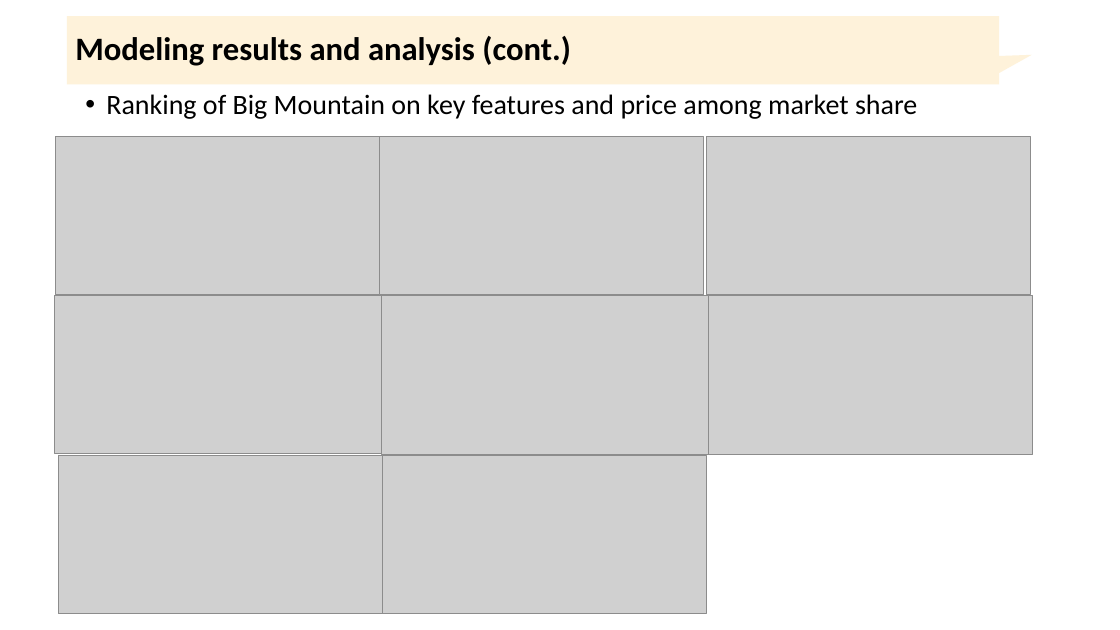
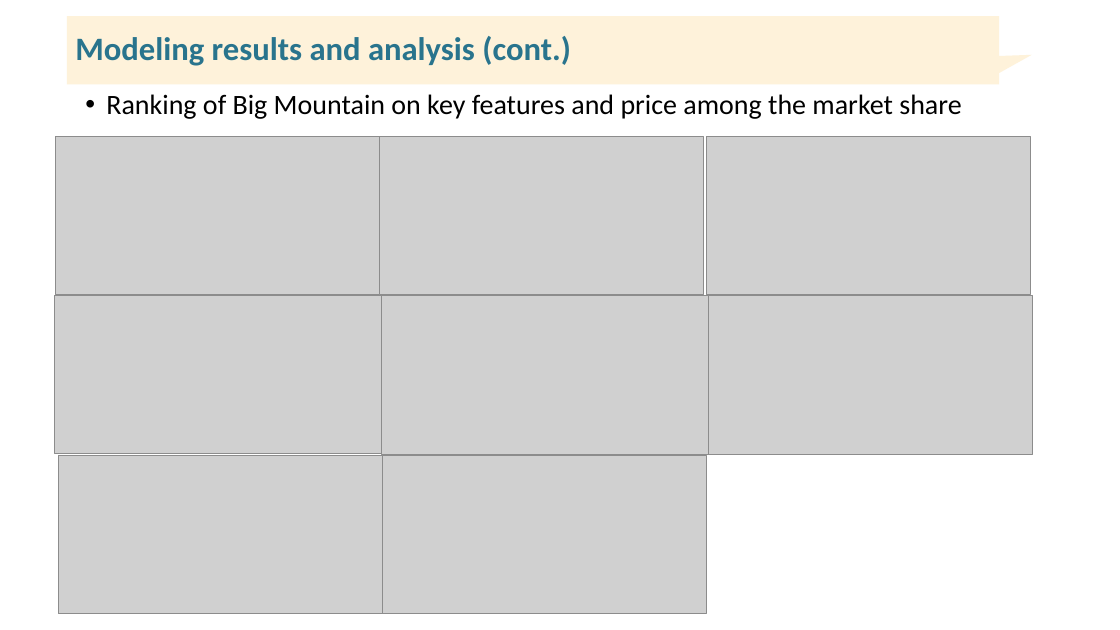
Before and after one commit to jhsshen/DataScienceGuidedCapstone, a slide deck: slide 6 of reports/Presentation for Management Team.pptx. Drawn at 1120x630 pixels with LibreOffice and Linux fonts; fonts in the diff are those of the drawing; grey boxes stand for pictures. Boxes give left, top, right and bottom in pixels: in the first picture for what was removed or moved away, otherwise in the second. Text is boxed around its words. In the diff, an @@ line names an element or a change of style, - is before the commit and + after.

Commit message:
Minor update of ppt with format

```diff
--- a/reports/Presentation for Management Team.pptx
+++ b/reports/Presentation for Management Team.pptx
@@ title "Modeling results and analysis (cont.)" at (x1=75, y1=36, x2=571, y2=66): text colour #000000 to #29748D @@
@@ text at (x1=106, y1=94, x2=961, y2=119): text changed @@
-• Ranking of Big Mountain on key features and price among market share
+• Ranking of Big Mountain on key features and price among the market share
```
Also in this commit, not shown: 7 other slides changed.
